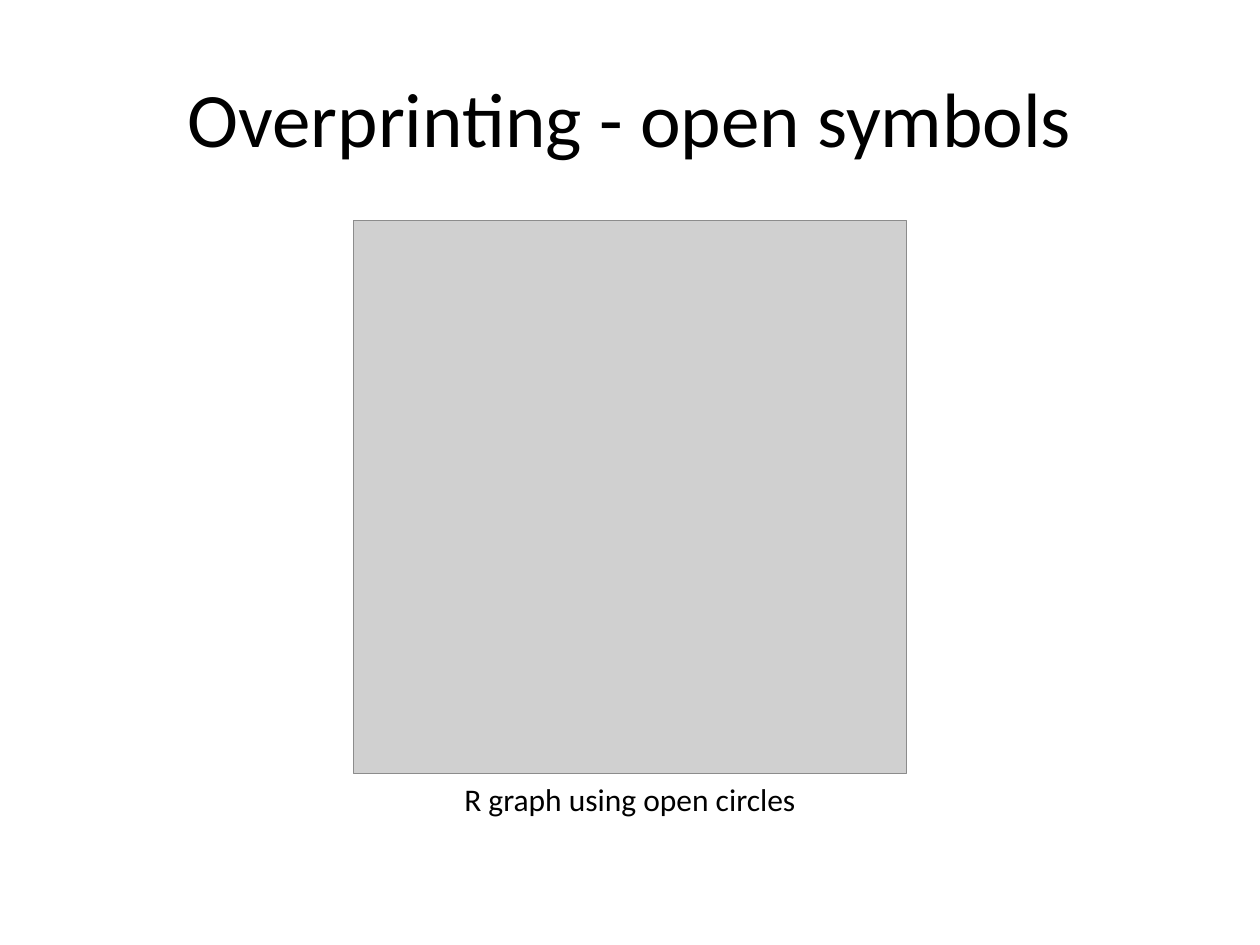
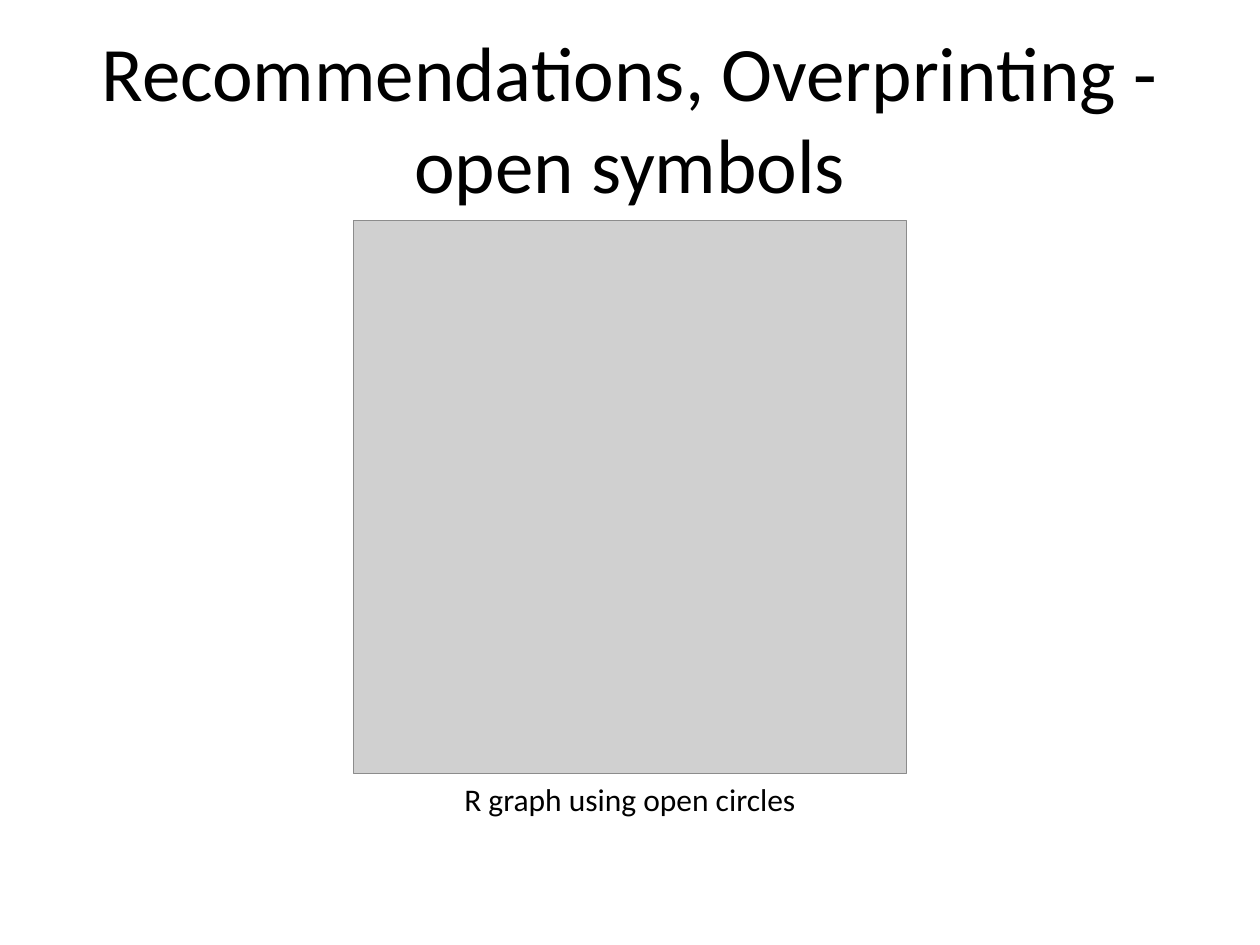
Before and after one commit to pmean/data-visualization, a slide deck: slide 6 of data-viz-01/component/recommendations.pptx (slide 5 before the commit). Drawn at 1260x945 pixels with LibreOffice and Linux fonts; fonts in the diff are those of the drawing; grey boxes stand for pictures. Boxes give left, top, right and bottom in pixels: in the first picture for what was removed or moved away, otherwise in the second. Text is boxed around its words. In the diff, an @@ line names an element or a change of style, - is before the commit and + after.

```diff
--- a/data-viz-01/component/recommendations.pptx
+++ b/data-viz-01/component/recommendations.pptx
@@ title at box(102, 47, 1116, 206): text changed @@
-Overprinting - open symbols
+Recommendations, Overprinting - open symbols
```
Also in this commit, not shown: 8 other slides changed, 2 slides added, 28 other files.
